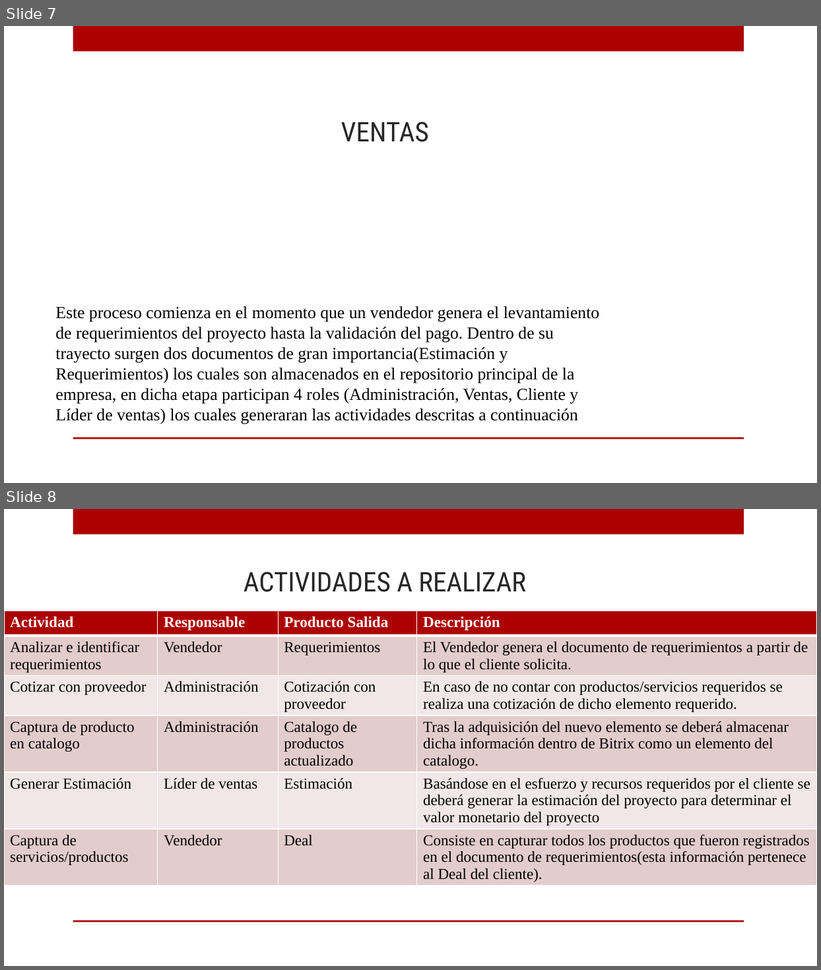
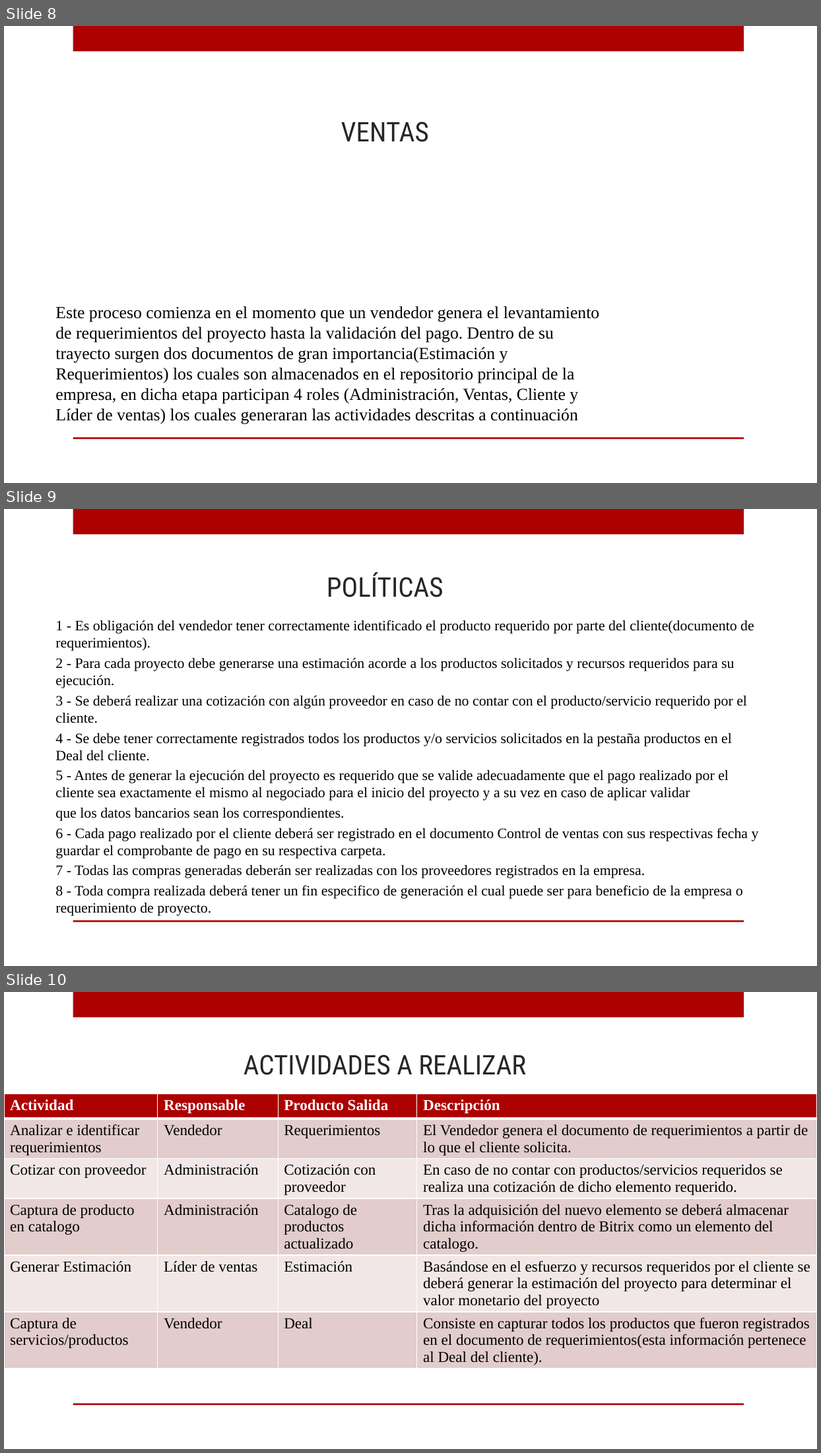
Before and after one commit to ricardo-novelasos/SOSQTP, a slide deck: capacitacion.pptx. Shown one above the other, each under a label of ours: slides 7 and 8 before the commit, slides 8, 9 and 10 after it. The pictures are 821x970 and 821x1453 pixels, drawn with LibreOffice and Linux fonts; fonts in the diff are those of the drawing; background and template pictures are left out. Boxes give left, top, right and bottom in pixels: in the first picture for what was removed or moved away, otherwise in the second. Text is boxed around its words. In the diff, an @@ line names an element or a change of style, - is before the commit and + after.

```diff
--- a/capacitacion.pptx
+++ b/capacitacion.pptx
@@ slide 9 added at <box>4,509,817,966</box>, background picture (left out); not listed: 2 template elements that a slide beside it also shows @@
@@ title added at <box>327,572,444,597</box>, 32 pt, text #262626 @@
+POLÍTICAS
@@ text added at <box>55,638,759,916</box>, 17 pt, text #000000 @@
+1 - Es obligación del vendedor tener correctamente identificado el producto requerido por parte del cliente(documento de requerimientos).
+2 - Para cada proyecto debe generarse una estimación acorde a los productos solicitados y recursos requeridos para su ejecución.
+3 - Se deberá realizar una cotización con algún proveedor en caso de no contar con el producto/servicio requerido por el cliente.
+4 - Se debe tener correctamente registrados todos los productos y/o servicios solicitados en la pestaña productos en el Deal del cliente.
+5 - Antes de generar la ejecución del proyecto es requerido que se valide adecuadamente que el pago realizado por el cliente sea exactamente el mismo al negociado para el inicio del proyecto y a su vez en caso de aplicar validar
+que los datos bancarios sean los correspondientes.
+6 - Cada pago realizado por el cliente deberá ser registrado en el documento Control de ventas con sus respectivas fecha y guardar el comprobante de pago en su respectiva carpeta.
+7 - Todas las compras generadas deberán ser realizadas con los proveedores registrados en la empresa.
+8 - Toda compra realizada deberá tener un fin especifico de generación el cual puede ser para beneficio de la empresa o requerimiento de proyecto.
@@ what was slide 7 is now slide 8 @@
@@ what was slide 8 is now slide 10 @@
```
Also in this commit, not shown: 1 slide changed, 8 other slides added.
